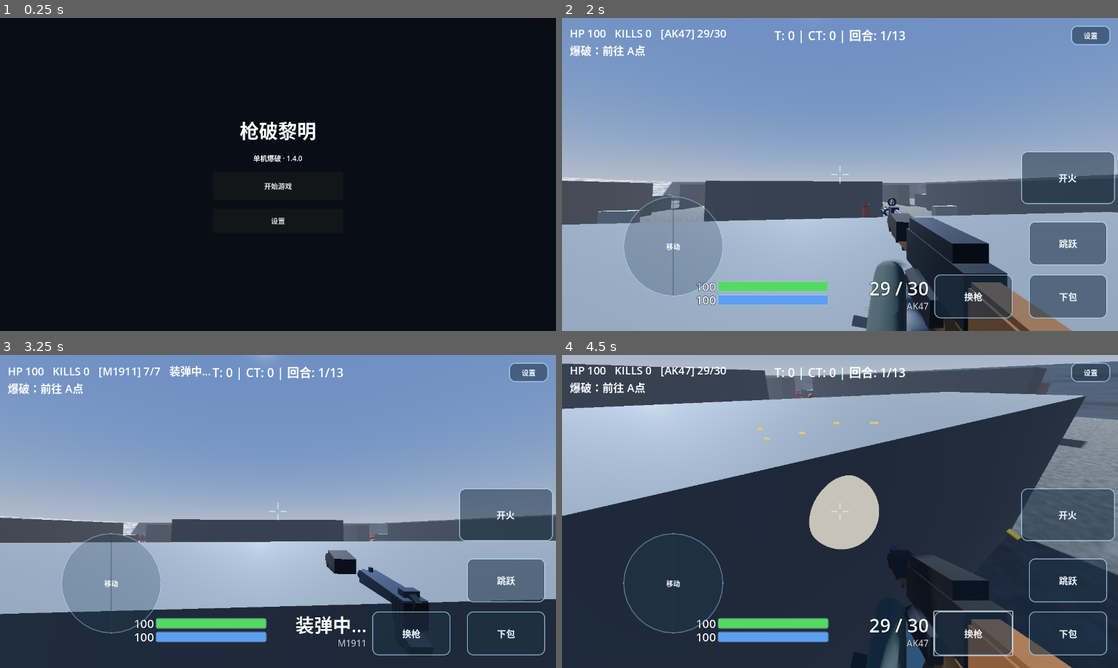
Above: before the commit, frames 1-4 (two rows, left to right).
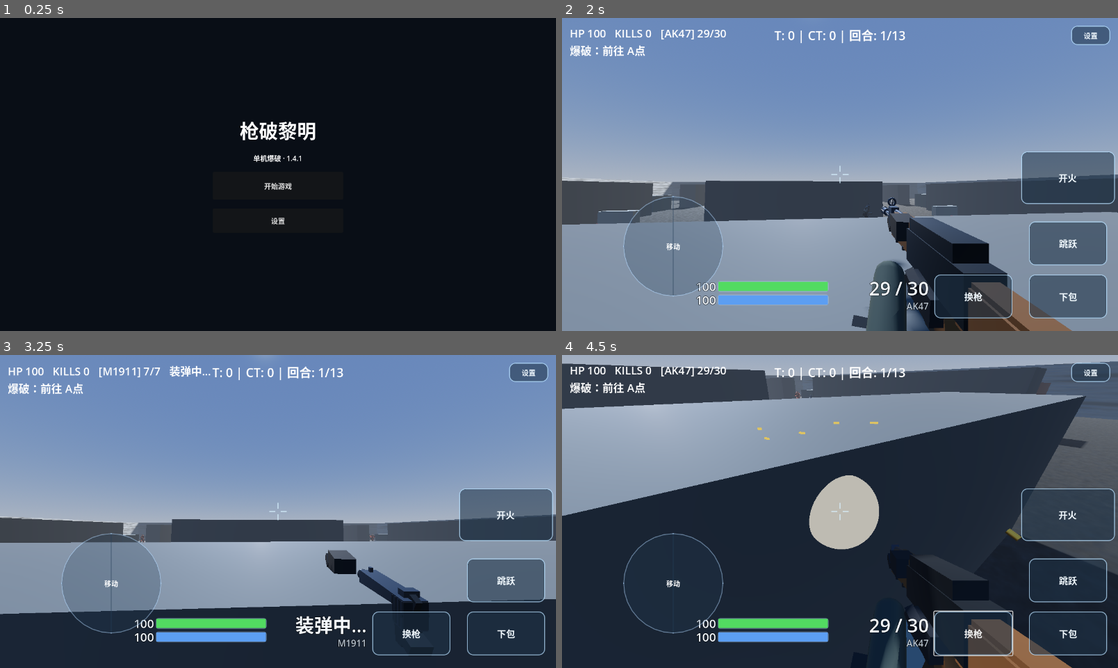
Above: after the commit, the same moments.

Repository: yjm89gdjrg-web/qiangpo-ios
Game: Godot game, scene res://scenes/boot.tscn
The game is run twice, just before and just after one commit, with the same random seed, the same clock (stepped at 60 frames per second) and the same inputs.
Inputs (mouse positions are in pixels of both pictures, inside the frame that each line leads up to):
- Up to frame 1 (0.25 s): no input
- Up to frame 2 (2 s): click "开始游戏" at 0.5 s; tap Enter at 1.25 s; move the mouse to (867, 174) at 1.27 s; hold W (move_forward) from 1.28 s (still down); tap 1 at 1.35 s; click (867, 174) at 1.42 s; tap Space (jump) at 1.52 s
- Up to frame 3 (3.25 s): keep holding W (move_forward); move the mouse to (250, 511) at 2.02 s; tap 7 at 2.1 s; tap Space (jump) at 2.27 s; move the mouse to (289, 505) at 2.77 s; tap R at 2.85 s
- Up to frame 4 (4.5 s): release W (move_forward) at 3.5 s; click "下包" at 3.5 s; click "换枪" at 4.25 s

The runs differ from the first frame. In frame 1, less than 0.1% of the frame differs, in the area x 53-55%, y 44-46%; in frame 2, 20%; in frame 3, 14%; in frame 4, 21%, in the area x 0-100%, y 11-71%.

Commit message:
v1.4.1: 真实士兵角色模型（替代胶囊体）
- 引入 Soldier.glb（骨骼绑定 + Idle/Walk/Run 动画）
- enemy.tscn 用士兵模型替换胶囊体
- bot.gd：自动播放 Idle/Run 动画 + 按队伍染色（CT红/T蓝）
- 调整光照对比度（地面沥青更暗、环境光/方向光调优）

Diff:
--- a/project.godot
+++ b/project.godot
@@ -8,7 +8,7 @@
 config/name="枪破黎明·雏形"
 config/description="ShotDawn FPS prototype with original procedural primitive shapes; no extracted game assets"
 run/main_scene="res://scenes/boot.tscn"
-config/version="1.4.0"
+config/version="1.4.1"
 config/features=PackedStringArray("4.4", "GL Compatibility")
 config/icon="res://icon.svg"
 
--- a/scenes/enemy.tscn
+++ b/scenes/enemy.tscn
@@ -2,7 +2,7 @@
 
 [ext_resource type="Script" path="res://scripts/bot.gd" id="1_bot"]
 
-[ext_resource type="PackedScene" path="res://scenes/primitives/enemy_body.tscn" id="3_body"]
+[ext_resource type="PackedScene" path="res://scenes/primitives/soldier_body.tscn" id="3_body"]
 
 [sub_resource type="CapsuleShape3D" id="CapsuleShape3D_enemy"]
 radius = 0.4
--- a/scenes/main.tscn
+++ b/scenes/main.tscn
@@ -40,6 +40,7 @@
 size = Vector2(120, 120)
 
 [sub_resource type="StandardMaterial3D" id="StandardMaterial3D_ground"]
+albedo_color = Color(0.46, 0.46, 0.46, 1)
 albedo_texture = ExtResource("tex_asphalt_albedo")
 normal_enabled = true
 normal_texture = ExtResource("tex_asphalt_normal")
@@ -67,10 +68,10 @@
 sky = SubResource("Sky_sky")
 ambient_light_source = 3
 ambient_light_sky_contribution = 1.0
-ambient_light_energy = 0.75
+ambient_light_energy = 0.5
 tonemap_mode = 2
-tonemap_white = 2.2
-tonemap_exposure = 1.05
+tonemap_white = 2.6
+tonemap_exposure = 0.95
 fog_enabled = true
 fog_light_color = Color(0.68, 0.72, 0.78, 1)
 fog_density = 0.0035
@@ -365,8 +366,8 @@
 
 [node name="DirectionalLight3D" type="DirectionalLight3D" parent="."]
 transform = Transform3D(1, 0, 0, 0, -0.7, 0.7, 0, -0.7, -0.7, 0, 10, 0)
-light_energy = 1.25
-light_color = Color(1, 0.98, 0.94, 1)
+light_energy = 1.05
+light_color = Color(1, 0.97, 0.92, 1)
 shadow_enabled = true
 directional_shadow_max_distance = 80.0
 shadow_bias = 0.03
--- /dev/null
+++ b/scenes/primitives/soldier_body.tscn
@@ -0,0 +1,7 @@
+[gd_scene load_steps=2 format=3]
+
+[ext_resource type="PackedScene" path="res://models/Soldier.glb" id="1_soldier"]
+
+[node name="soldier_body" type="Node3D"]
+
+[node name="Model" parent="." instance=ExtResource("1_soldier")]
--- a/scripts/bot.gd
+++ b/scripts/bot.gd
@@ -29,6 +29,7 @@
 var path_timer := 0.0
 var team := "CT"  # 队伍："T" 或 "CT"
 var spawn_pos := Vector3.ZERO
+var anim: AnimationPlayer = null
 const FX = preload("res://scripts/fx.gd")
 
 func _ready() -> void:
@@ -41,6 +42,43 @@
 	spawn_pos = global_position
 	call_deferred("_find_target")
 	call_deferred("_collect_obstacles")
+	call_deferred("_setup_model")
+
+func _setup_model() -> void:
+	# 用真实士兵模型替代胶囊体：设置动画 + 按队伍染色
+	var body: Node = get_node_or_null("Body")
+	if body == null:
+		return
+	anim = _find_anim_player(body)
+	if anim != null:
+		anim.play("Idle")
+	var tint := Color(1.0, 0.30, 0.26) if team == "CT" else Color(0.42, 0.66, 1.0)
+	_tint_meshes(body, tint)
+
+func _find_anim_player(node: Node) -> AnimationPlayer:
+	if node is AnimationPlayer:
+		return node as AnimationPlayer
+	for c in node.get_children():
+		var r: AnimationPlayer = _find_anim_player(c)
+		if r != null:
+			return r
+	return null
+
+func _tint_meshes(node: Node, tint: Color) -> void:
+	for n in node.find_children("*", "MeshInstance3D", true, false):
+		var mi := n as MeshInstance3D
+		var mesh: Mesh = mi.mesh
+		if mesh == null:
+			continue
+		for s in range(mesh.get_surface_count()):
+			var src: Material = mesh.surface_get_material(s)
+			var mat: StandardMaterial3D
+			if src is StandardMaterial3D:
+				mat = (src as StandardMaterial3D).duplicate() as StandardMaterial3D
+			else:
+				mat = StandardMaterial3D.new()
+			mat.albedo_color = mat.albedo_color.lerp(Color(tint.r, tint.g, tint.b, mat.albedo_color.a), 0.62)
+			mi.set_surface_override_material(s, mat)
 
 func _find_target() -> void:
 	# 只攻击敌对队伍
@@ -207,6 +245,15 @@
 
 	move_and_slide()
 	_track_stuck(delta)
+	_update_anim()
+
+func _update_anim() -> void:
+	if anim == null:
+		return
+	var planar := Vector2(velocity.x, velocity.z).length()
+	var want := "Run" if planar > 0.6 else "Idle"
+	if anim.current_animation != want and anim.has_animation(want):
+		anim.play(want, 0.2)
 
 func _clear_line(from: Vector3, to: Vector3) -> bool:
 	var steps: int = int(from.distance_to(to) / 1.5)
--- a/scripts/hot_update/resource_store.gd
+++ b/scripts/hot_update/resource_store.gd
@@ -1,6 +1,6 @@
 extends RefCounted
 ## Restricted, non-executable resource ZIPs. Never mount untrusted PCK/scene/script files.
-const APP_VERSION := "1.4.0"
+const APP_VERSION := "1.4.1"
 const ROOT := "user://resource_updates"
 const MAX_ARCHIVE := 32 * 1024 * 1024
 const MAX_FILE := 8 * 1024 * 1024
--- /dev/null
+++ b/tools/tests/char_shot.gd
@@ -0,0 +1,31 @@
+extends SceneTree
+
+func _initialize() -> void:
+	await process_frame
+	var main: Node3D = (load("res://scenes/main.tscn") as PackedScene).instantiate() as Node3D
+	root.add_child(main)
+	current_scene = main
+	root.size = Vector2i(1280, 720)
+	await process_frame
+	await process_frame
+	var bots: Node = main.get_node("Bots")
+	var b1: Node3D = bots.get_child(0) as Node3D   # CT -> red
+	var b3: Node3D = bots.get_child(2) as Node3D   # T  -> blue
+	for b in bots.get_children():
+		b.set_physics_process(false)
+		b.set_process(false)
+	b1.global_position = Vector3(-2.6, 0, 23)
+	b1.rotation.y = PI
+	b3.global_position = Vector3(2.6, 0, 23)
+	b3.rotation.y = PI
+	var player: Node3D = main.get_node("Player") as Node3D
+	player.global_position = Vector3(0, 1.0, 27.5)
+	player.rotation.y = 0.0
+	var head: Node3D = player.get_node("Head") as Node3D
+	head.rotation.x = deg_to_rad(-5.0)
+	for i in range(40):
+		await process_frame
+	var img: Image = root.get_texture().get_image()
+	img.save_png("/home/ubuntu/.openclaw/workspace/shotdawn-char-preview.png")
+	print("saved")
+	quit()
Not shown, changed: export_presets.cfg
Binary file added: models/Soldier.glb
Binary file added: models/Soldier_file2.jpg
Binary file added: models/Soldier_vanguard_vanguard_diffuse_tga.jpg
Not shown, added: tools/tests/fps_shot.gd.uid
